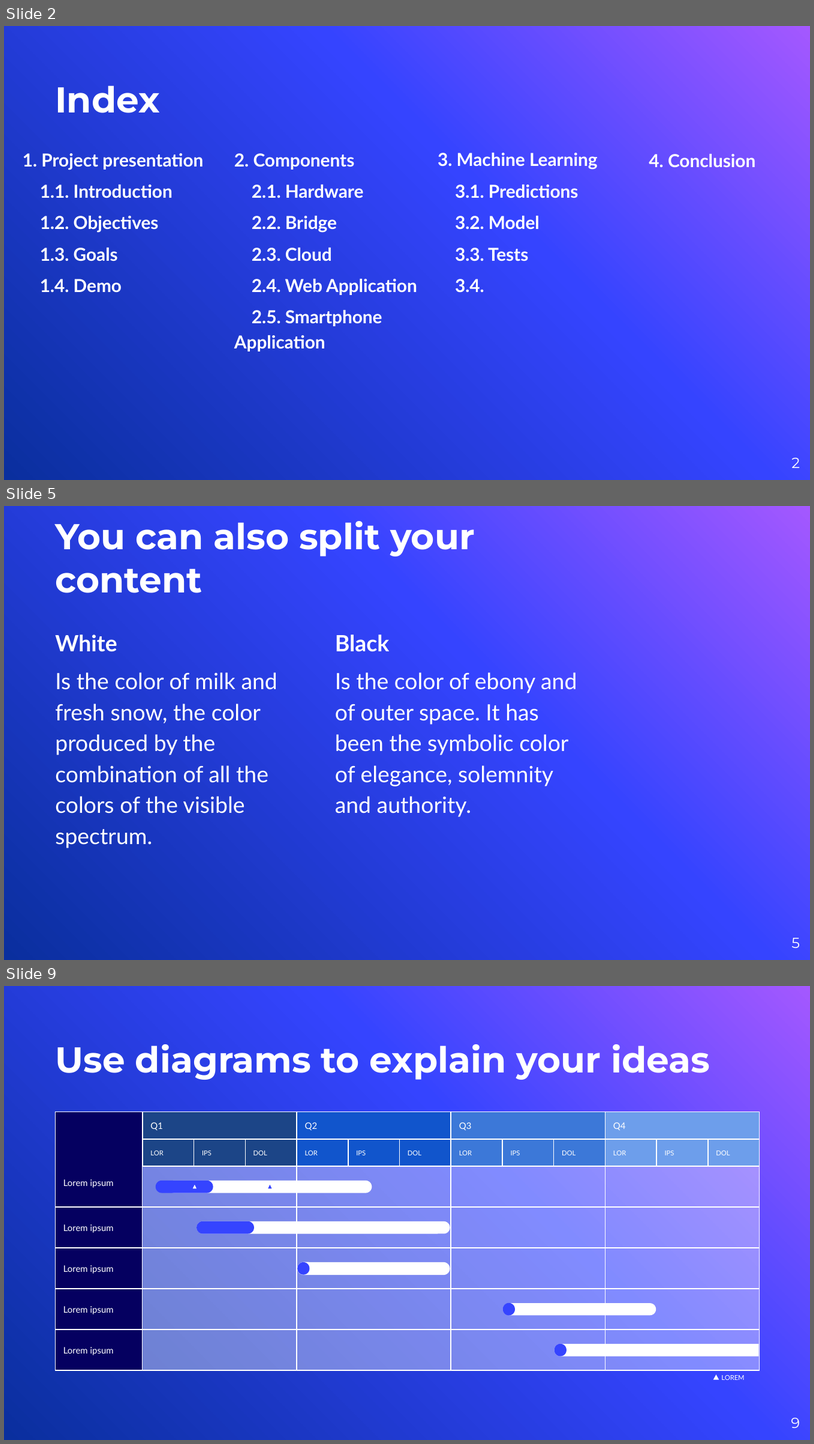
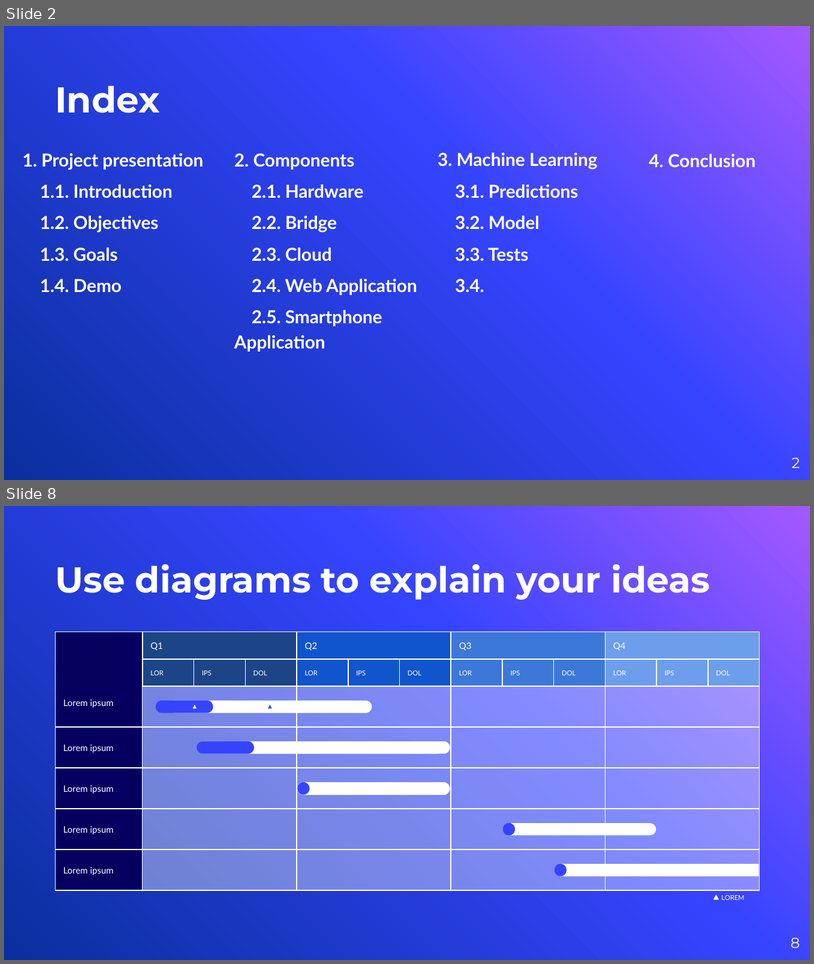
Before and after one commit to andrea-grandi/iot_project, a slide deck: presentation/presentation.pptx. Shown one above the other, each under a label of ours: slides 2, 5 and 9 before the commit, slides 2 and 8 after it; the slides between them are not shown. The pictures are 814x1444 and 814x964 pixels, drawn with LibreOffice and Linux fonts; fonts in the diff are those of the drawing; background and template pictures are left out. Boxes give left, top, right and bottom in pixels: in the first picture for what was removed or moved away, otherwise in the second. Text is boxed around its words. In the diff, an @@ line names an element or a change of style, - is before the commit and + after.

```diff
--- a/presentation/presentation.pptx
+++ b/presentation/presentation.pptx
@@ slide 5 removed at (4, 506, 810, 960), background picture (left out) @@
@@ title removed at (55, 521, 475, 593) @@
-You can also split your content
@@ text removed at (55, 634, 278, 848) @@
-White
-Is the color of milk and fresh snow, the color produced by the combination of all the colors of the visible spectrum.
@@ text removed at (335, 634, 577, 817) @@
-Black
-Is the color of ebony and of outer space. It has been the symbolic color of elegance, solemnity and authority.
@@ page number removed at (792, 937, 800, 948) @@
-5
@@ what was slide 9 is now slide 8 @@
@@ page number at (791, 937, 800, 948): text changed @@
-9
+8
```
Also in this commit, not shown: 6 slides changed, 3 slides added, 3 other slides removed, 2 other files.
